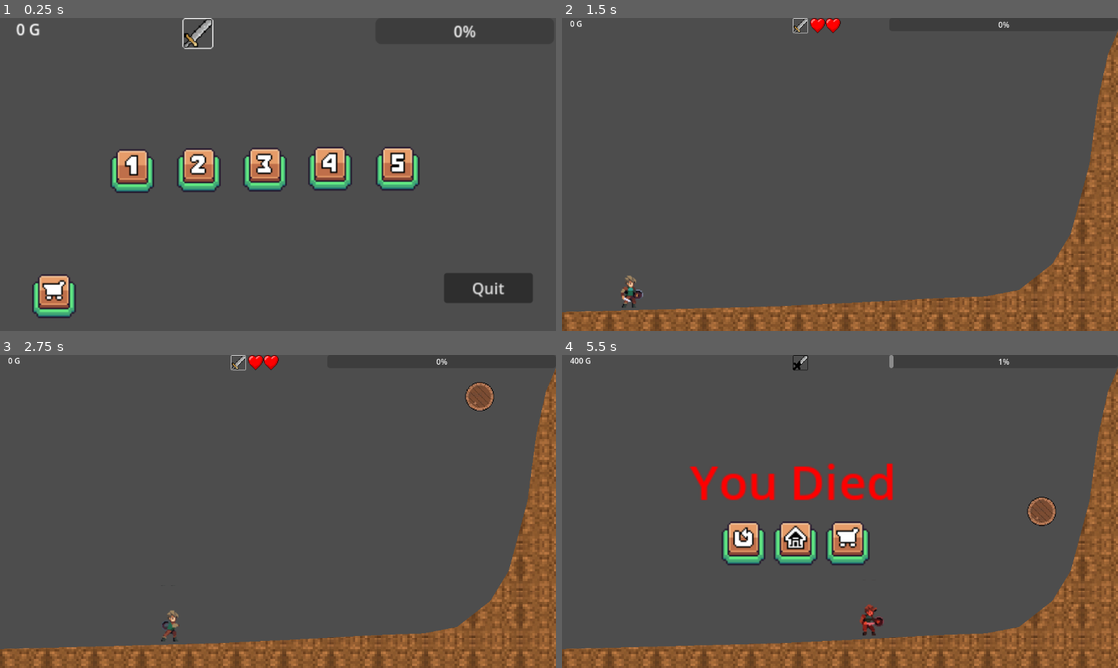
Above: before the commit, frames 1-4 (two rows, left to right).
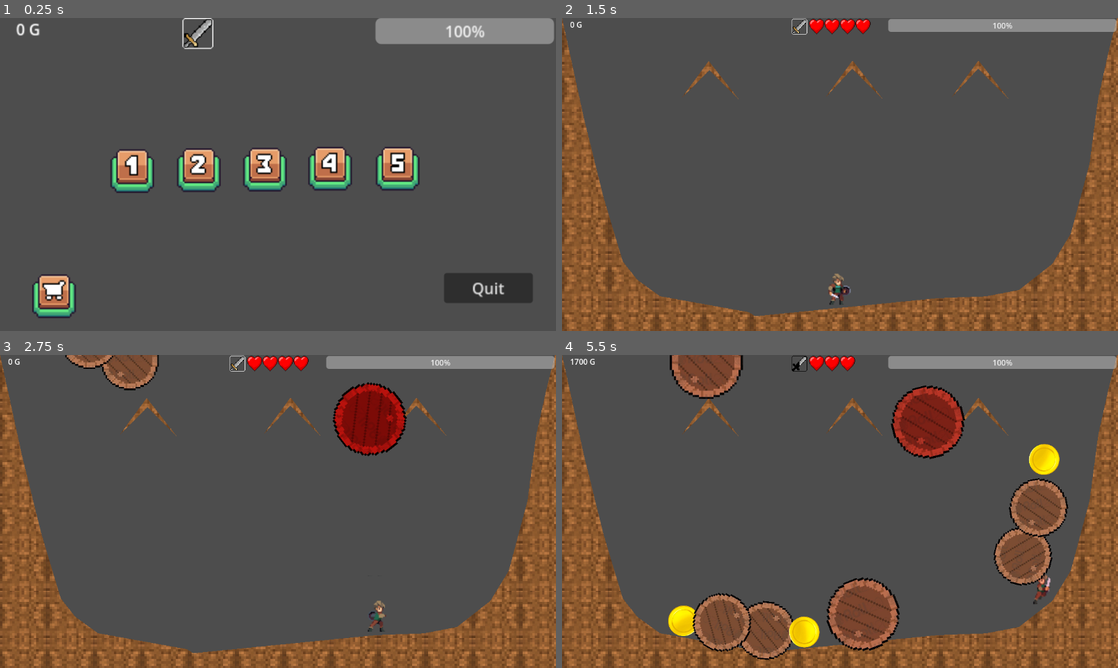
Above: after the commit, the same moments.

Repository: angelator312/Godot-BarrelOfJumps
Game: Godot game, scene res://main.tscn
Two runs of this game, one before a commit and one after it. Both use one fixed random seed, a clock stepped at 60 frames per second and the inputs below.
Inputs (mouse positions are in pixels of both pictures, inside the frame that each line leads up to):
- Up to frame 1 (0.25 s): no input
- Up to frame 2 (1.5 s): click (828, 168) at 0.52 s; click (695, 171) at 1.27 s
- Up to frame 3 (2.75 s): hold Right (ui_right) from 2.03 s (still down); hold X from 2.03 s (still down)
- Up to frame 4 (5.5 s): release X at 2.78 s; tap X at 2.85, 4.35 s; release Right (ui_right) at 3.53 s; hold Left (ui_left) 3.53-4.28 s; hold X 3.53-4.28 s; hold Right (ui_right) from 4.28 s (still down); hold X from 5.03 s (still down)

The runs differ from the first frame. In frame 1, 2.7% of the frame differs, in the area x 67-100%, y 0-9%; in frame 2, 9.9%; in frame 3, 14%; in frame 4, 27%, in the area x 0-100%, y 0-98%.

Commit message:
version 1.0

Diff:
--- a/GoToLevel2.gd
+++ b/GoToLevel2.gd
@@ -1,5 +1,6 @@
 extends TextureButton
 
 func _on_pressed():
-	get_tree().change_scene_to_file("res://level2.tscn")
+	GlobalVariables.setLevel(get_tree(),2);
+	#get_tree().change_scene_to_file("res://level2.tscn")
 	pass # Replace with function body.
--- a/Levels.gd
+++ b/Levels.gd
@@ -2,5 +2,6 @@
 
 
 func _on_pressed():
-	get_tree().change_scene_to_file("res://level1.tscn")
+	GlobalVariables.setLevel(get_tree(),1);
+	#get_tree().change_scene_to_file("res://level1.tscn")
 	pass # Replace with function body.
--- a/Player.gd
+++ b/Player.gd
@@ -100,7 +100,7 @@
 						print(collider.health)
 						print(attackBr)
 						collider.hited(attackBr)
-						collider.apply_impulse(Vector2(1000, 0))
+						collider.apply_impulse(Vector2(100, 10))
 					#else:
 						#print(1)
 					#if(collider.get_parent()):
--- a/Quit.gd
+++ b/Quit.gd
@@ -3,5 +3,6 @@
 
 
 func _on_pressed():
+	GlobalVariables.save_game()
 	get_tree().quit() # default behavior
 	pass # Replace with function body.
--- /dev/null
+++ b/background_sound.gd
@@ -0,0 +1,3 @@
+extends Node2D
+func _ready():
+	$Audio.play();
--- /dev/null
+++ b/background_sound.tscn
@@ -0,0 +1,11 @@
+[gd_scene load_steps=3 format=3 uid="uid://bnwoynqbt1aoa"]
+
+[ext_resource type="AudioStream" uid="uid://bdpno3wiya0bc" path="res://Medieval RPG Music & Game Music - Knights & Maidens.mp3" id="1_0ni4h"]
+[ext_resource type="Script" path="res://background_sound.gd" id="1_nljxl"]
+
+[node name="BackgroundSound" type="Node2D"]
+script = ExtResource("1_nljxl")
+
+[node name="Audio" type="AudioStreamPlayer" parent="."]
+stream = ExtResource("1_0ni4h")
+parameters/looping = true
--- a/global_variables.gd
+++ b/global_variables.gd
@@ -1,7 +1,8 @@
 extends Node
 
+var levelNow=-1
 var notLuckForCoins=0.001
-var luckForBoss=0
+var luckForBoss=1
 var luck=0
 #var luckForBoss=0.5
 #var score=30000
@@ -16,11 +17,14 @@
 
 var prices=[50,100,140,130]
 
-
 #func drawScore():
 	#print(text)
 	##text.text="	"+str(score) + "G"
 
+
+func setLevel(tree,number):
+	levelNow=number;
+	tree.change_scene_to_file("res://level"+str(number)+".tscn")
 
 func addMultiplier(amount):
 	scoreMultiplier+=amount
@@ -29,14 +33,14 @@
 	score-=prices[ind]*100
 	prices[ind]+=pricesPlus[ind]
 
-#var openLevels=[true,true,false,false,false]
-var openLevels=[true,false,false,false,false]
+#var openLevels=[true,false,false,false,false]
+var openLevels=[true,false,true,false,false]
 var levelWon=false
 var boss = false
 #var bosses=0
 
-func _ready():
-	load_game()
+func _ready() :
+	self.load_game()
 
 func addScore(amount):
 	score+=amount
@@ -69,13 +73,14 @@
 
 func setBoss(state):
 	boss=state
-
-func  setLevelWon(flag):
+func setLevelWon(flag):
 	levelWon=flag
 	self.save_game()
 
 
+
 func save_game():
+	@warning_ignore("shadowed_variable")
 	var save_game = FileAccess.open("user://savegame.save", FileAccess.WRITE)
 	# JSON provides a static method to serialized JSON string.
 	var json_string = JSON.stringify({
@@ -84,6 +89,14 @@
 		"luck": luck,
 		"score": score,
 		"scoreMultiplier": scoreMultiplier,
+		"openLevels": openLevels,
+		"boss":boss,
+		"prices":prices,
+		"pricesPlus":pricesPlus,
+		"maxJumps":PlayerVariables.maxJumps,
+		"startLives":PlayerVariables.startLives,
+		"defaultTimeToSword":PlayerVariables.defaultTimeToSword,
+		"plusJump":PlayerVariables.plusJump,
 	})
 	# Store the save dictionary as a new line in the save file.
 	save_game.store_line(json_string)
@@ -91,6 +104,7 @@
 func load_game():
 	if !FileAccess.file_exists("user://savegame.save"):
 		return
+	@warning_ignore("shadowed_variable")
 	var save_game = FileAccess.open("user://savegame.save", FileAccess.READ)
 	var line = save_game.get_line()
 	var saved_data : Dictionary = JSON.parse_string(line)
@@ -99,3 +113,10 @@
 	luck = saved_data.get("luck", 0)
 	score = saved_data.get("score", 0)
 	scoreMultiplier = saved_data.get("scoreMultiplier", 0)
+	openLevels=saved_data.get("openLevels",0)
+	boss=saved_data.get("boss",0)
+	prices=saved_data.get("prices",0)
+	pricesPlus=saved_data.get("pricesPlus",0)
+	PlayerVariables.startLives=saved_data.get("startLives",0)
+	PlayerVariables.defaultTimeToSword=saved_data.get("defaultTimeToSword",0)
+	PlayerVariables.plusJump=saved_data.get("plusJump",0)
--- a/level3.tscn
+++ b/level3.tscn
@@ -101,7 +101,6 @@
 
 [node name="GameOver" parent="." instance=ExtResource("7_3bph3")]
 visible = false
-z_index = 1
 offset_left = 265.0
 offset_top = 192.0
 offset_right = 410.0
@@ -109,7 +108,6 @@
 
 [node name="LevelWon" parent="." instance=ExtResource("8_kr814")]
 visible = false
-z_index = 1
 offset_left = 97.0
 offset_top = 140.0
 offset_right = 420.0
--- a/mainScene.gd
+++ b/mainScene.gd
@@ -5,27 +5,36 @@
 @onready var level4= $Level4
 @onready var level5= $Level5
 func _ready():
+	var levels=[level1,level2,level3,level4,level5]
 	if(GlobalVariables.levelWon):
 		GlobalVariables.setLevelWon(false)
 		GlobalVariables.addLuckForBoss(0-GlobalVariables.luckForBoss)
-	var levels=[level1,level2,level3,level4,level5]
+		#print("Level now+1:",GlobalVariables.levelNow+1);
+		GlobalVariables.openLevel(GlobalVariables.levelNow)
+		for i in range(0,levels.size()):
+			print(GlobalVariables.openLevels[i])
+		#levels[].disabled=false;
 	for i in range(0,levels.size()):
-		#print(i)
+		print(i)
 		if(!GlobalVariables.openLevels[i]):
+			print(i)
 			levels[i].disabled=true
 
 
 
 func _on_level_3_pressed():
-	get_tree().change_scene_to_file("res://level3.tscn")
+	GlobalVariables.setLevel(get_tree(),3);
+	#get_tree().change_scene_to_file("res://level3.tscn")
 	pass # Replace with function body.
 
 
 func _on_level_4_pressed():
-	get_tree().change_scene_to_file("res://level4.tscn")
+	GlobalVariables.setLevel(get_tree(),4);
+	#get_tree().change_scene_to_file("res://level4.tscn")
 	pass # Replace with function body.
 
 
 func _on_level_5_pressed():
-	get_tree().change_scene_to_file("res://level5.tscn")
+	GlobalVariables.setLevel(get_tree(),5);
+	#get_tree().change_scene_to_file("res://level5.tscn")
 	pass # Replace with function body.
--- a/player_variables.gd
+++ b/player_variables.gd
@@ -1,10 +1,10 @@
 extends Node
 
 # For level 1
-var maxJumps=1
-var startLives=2
-var defaultTimeToSword=5
-var plusJump=0
+#var maxJumps=1
+#var startLives=2
+#var defaultTimeToSword=5
+#var plusJump=0
 #
 #
 ## For level 2
@@ -13,11 +13,11 @@
 #var defaultTimeToSword=5
 #var plusJump=0
 
-## For level 3
-#var maxJumps=3
-#var startLives=4
-#var defaultTimeToSword=3
-#var plusJump=0
+# For level 3
+var maxJumps=3
+var startLives=4
+var defaultTimeToSword=1
+var plusJump=0
 
 ## For level 3
 #var maxJumps=3
--- a/project.godot
+++ b/project.godot
@@ -12,13 +12,14 @@
 
 config/name="Godot-BarrelOfRuns"
 run/main_scene="res://main.tscn"
-config/features=PackedStringArray("4.2", "Forward Plus")
+config/features=PackedStringArray("4.3", "Forward Plus")
 config/icon="res://icon.svg"
 
 [autoload]
 
 PlayerVariables="*res://player_variables.gd"
 GlobalVariables="*res://global_variables.gd"
+BackgroundSound="res://background_sound.tscn"
 
 [display]
 
@@ -28,7 +29,7 @@
 
 ui_jump={
 "deadzone": 0.5,
-"events": [Object(InputEventKey,"resource_local_to_scene":fa …(175 unchanged characters)… ode":4194320,"key_label":0,"unicode":0,"echo":false,"script":null)
-, Object(InputEventKey,"resource_local_to_scene":false,"reso …(162 unchanged characters)… keycode":32,"key_label":0,"unicode":32,"echo":false,"script":null)
+"events": [Object(InputEventKey,"resource_local_to_scene":fa …(175 unchanged characters)… ode":4194320,"key_label":0,"unicode":0,"location":0,"echo":false,"script":null)
+, Object(InputEventKey,"resource_local_to_scene":false,"reso …(162 unchanged characters)… keycode":32,"key_label":0,"unicode":32,"location":0,"echo":false,"script":null)
 ]
 }
Not shown, added: Medieval RPG Music & Game Music - Knights & Maidens.mp3.import
Binary file added: barrel.png
Not shown, added: barrel.png.import
Not shown, changed: export_presets.cfg
Not shown, removed: LICENSE
Not shown, added: Medieval RPG Music & Game Music - Knights & Maidens.mp3
